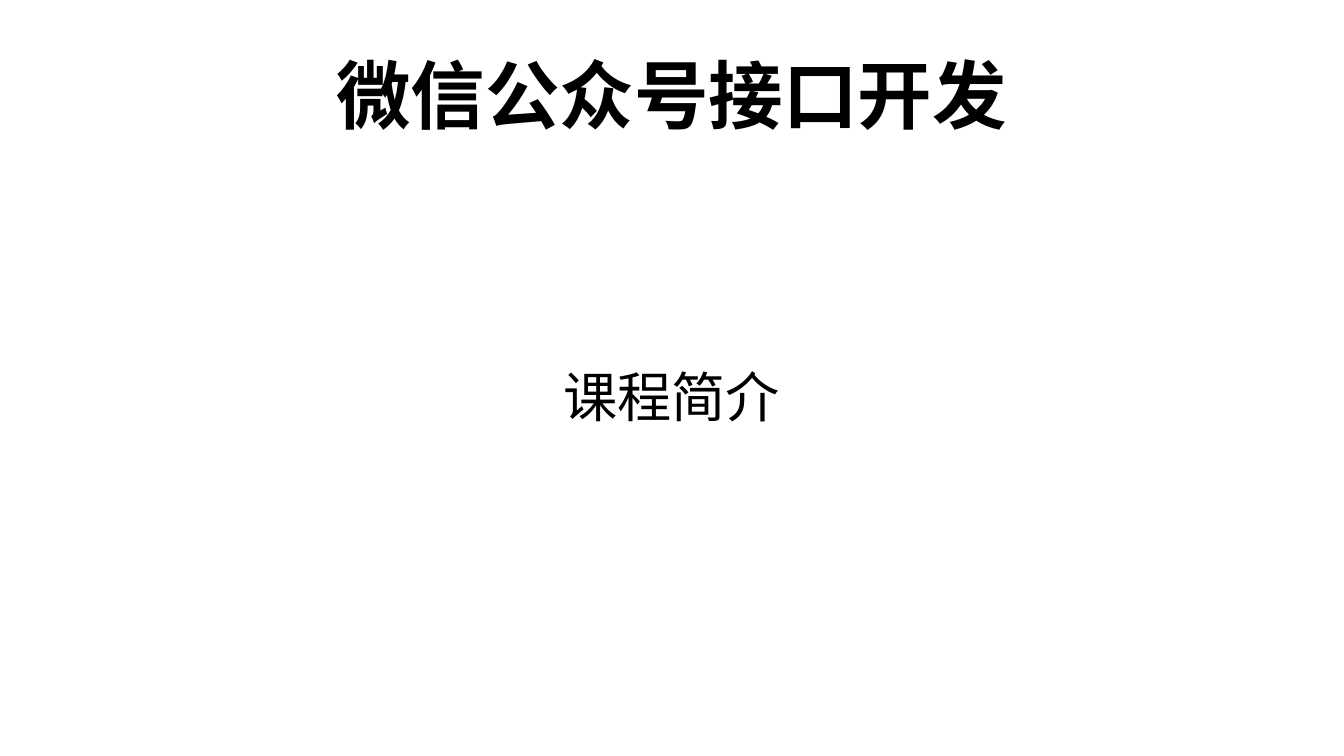
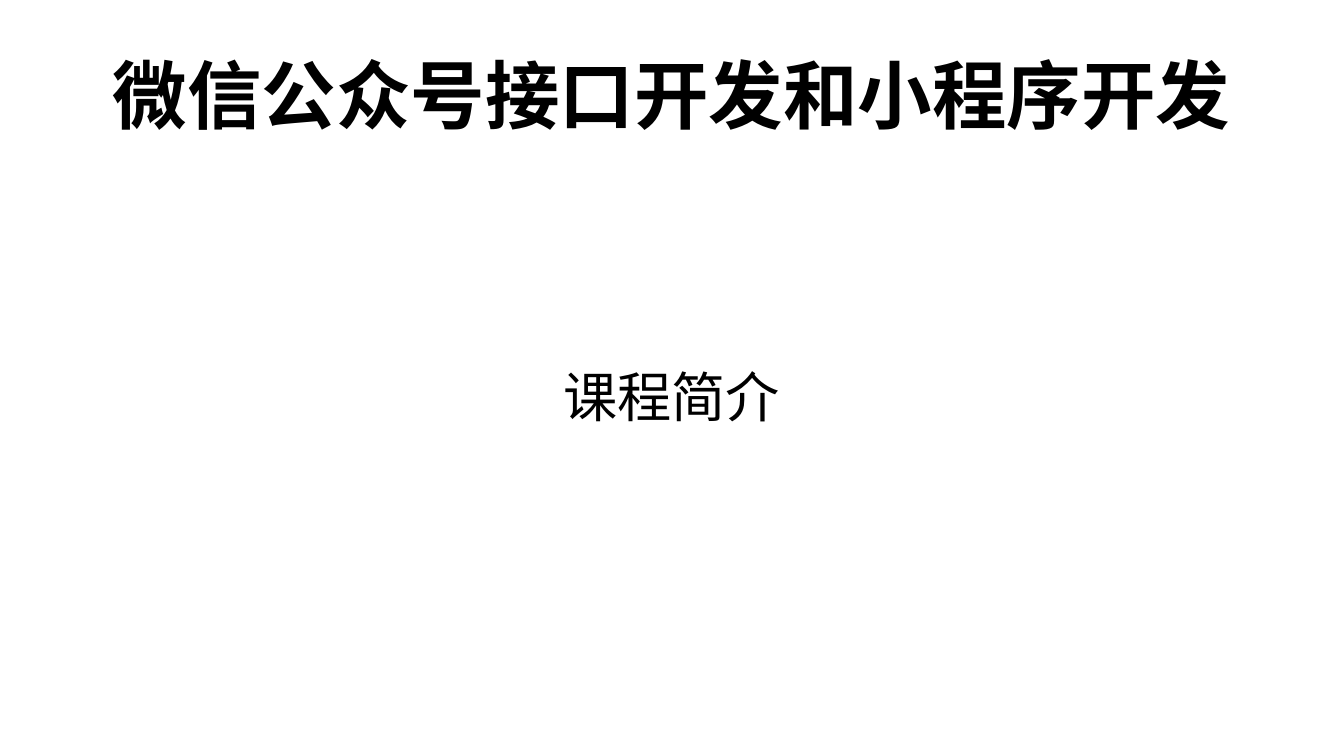
Before and after one commit to edu2act/course-wechat-and-miniprogram, a slide deck: slide 1 of materials/ch01/ch01_1-课程简介.odp. Drawn at 1344x756 pixels with LibreOffice and Linux fonts; fonts in the diff are those of the drawing. Boxes give left, top, right and bottom in pixels: in the first picture for what was removed or moved away, otherwise in the second. Text is boxed around its words. In the diff, an @@ line names an element or a change of style, - is before the commit and + after.

```diff
--- a/materials/ch01/ch01_1-课程简介.odp
+++ b/materials/ch01/ch01_1-课程简介.odp
@@ title at <box>113,59,1230,130</box>: text changed @@
-微信公众号接口开发
+微信公众号接口开发和小程序开发
```
Also in this commit, not shown: 3 other slides changed, 2 slides added, 1 slide removed, 1 other file.
